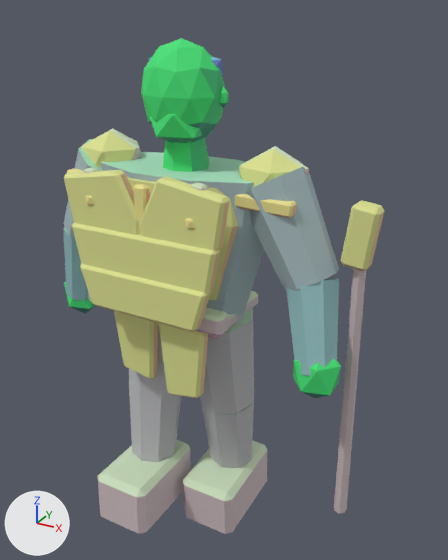
What one commit did to the glTF model assets/exports/npc/npc_guard_up_r_v01.glb.
The view is the same before and after, from a 50 mm camera at (1.22, -1.93, 2.12) aimed at (0.13, 0.05, 1.13). Arrows for +X, +Y and +Z are at lower left; the lights stay in place. The older version comes first. Vertices at exactly the same position are counted once.

Names of what the first picture shows: 'GEO_npc_guard_up_r_v01'.
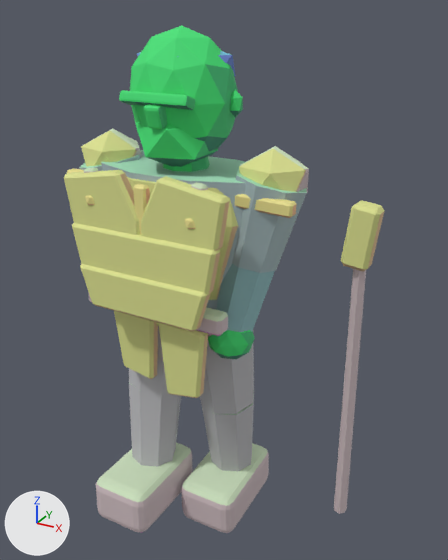
Changed parts and their boxes (x1, y1, x2, y2) in the pictures (448 x 560 px; the box of a moved part takes in the faces that stretch with it):
'GEO_npc_guard_up_r_v01', reshaped: before (63, 38, 385, 534); after (64, 26, 385, 533)
part 1 of me_geo_npc_guard_up_r_v01, moved or reshaped (not visible afterwards): before (63, 227, 89, 301)
part 2 of me_geo_npc_guard_up_r_v01, moved or reshaped: before (286, 279, 339, 376); after (216, 263, 275, 332)
part 3 of me_geo_npc_guard_up_r_v01, added (green): after (208, 330, 255, 360)
part 4 of me_geo_npc_guard_up_r_v01, added (green): after (130, 26, 238, 161)
part 5 of me_geo_npc_guard_up_r_v01, added (green): after (135, 122, 218, 167)
part 6 of me_geo_npc_guard_up_r_v01, added: after (230, 89, 243, 118)
part 7 of me_geo_npc_guard_up_r_v01, added: after (137, 51, 236, 76)
part 8 of me_geo_npc_guard_up_r_v01, rebuilt: before (98, 440, 191, 534); after (96, 442, 192, 533)
part 9 of me_geo_npc_guard_up_r_v01, rebuilt: before (183, 441, 267, 534); after (181, 443, 269, 533)
part 10 of me_geo_npc_guard_up_r_v01, rebuilt (19% narrower, 17% shorter): before (246, 166, 339, 291); after (232, 169, 307, 273)
part 11 of me_geo_npc_guard_up_r_v01, rebuilt: before (64, 139, 102, 239); after (79, 150, 144, 171)
part 12 of me_geo_npc_guard_up_r_v01, added (green): after (119, 90, 195, 110)
part 13 of me_geo_npc_guard_up_r_v01, added (green): after (144, 104, 167, 129)
part 14 of me_geo_npc_guard_up_r_v01, deleted (green): before (293, 359, 341, 398)
part 15 of me_geo_npc_guard_up_r_v01, deleted: before (148, 56, 224, 75)
part 16 of me_geo_npc_guard_up_r_v01, deleted: before (219, 87, 229, 108)
part 17 of me_geo_npc_guard_up_r_v01, deleted: before (64, 282, 95, 314)
part 18 of me_geo_npc_guard_up_r_v01, built on: before (141, 38, 225, 172); after (163, 156, 210, 172)

Edits to the bpy script that builds the scene:
```text
Change me_geo_npc_guard_up_r_v01:
    used by ob_geo_npc_guard_up_r_v01; location = (0.0, 0.0, 0.0)
    remove me_geo_npc_guard_up_r_v01.from_pydata(...)  # 904 vertices, 1632 faces; spans x -0.68..0.74, y -0.38..0.26, z -0.01..2.02
    add me_geo_npc_guard_up_r_v01.from_pydata(...)  # 1232 vertices, 2276 faces; spans x -0.48..0.74, y -0.4..0.28, z 0.0..2.06
    me_geo_npc_guard_up_r_v01 part 1: the loose piece of 16 vertices spanning x -0.67..-0.43, y -0.08..0.12, z 0.9..1.26 is multiplied about its middle by the matrix ((0.883, -0.002, -0.319), (-0.004, 0.939, -0.019), (0.319, 0.019, 0.883)), then moved by (0.29, 0.01, 0.04)
    me_geo_npc_guard_up_r_v01 part 2: the loose piece of 16 vertices spanning x 0.43..0.67, y -0.19..0.07, z 0.91..1.28 is turned 21.2 degrees about the y axis through its middle and scaled by 0.933, then moved by (-0.29, 0.0, 0.04)
    me_geo_npc_guard_up_r_v01 part 3: a new loose piece, an icosphere of 80 faces spanning x 0.16..0.34, y -0.2..-0.04, z 0.9..1.08, in mat_mat_npc_indexed
    me_geo_npc_guard_up_r_v01 part 4: a new loose piece, an icosphere of 80 faces spanning x -0.2..0.2, y -0.18..0.16, z 1.59..2.06, in mat_mat_npc_indexed
    me_geo_npc_guard_up_r_v01 part 5: a new loose piece, an icosphere of 20 faces spanning x -0.15..0.15, y -0.19..0.08, z 1.58..1.81, in mat_mat_npc_indexed
    me_geo_npc_guard_up_r_v01 part 6: a new loose piece, an icosphere of 20 faces spanning x 0.179..0.231, y -0.024..0.016, z 1.771..1.865, in mat_mat_npc_indexed
    me_geo_npc_guard_up_r_v01 part 7: a new loose piece, an icosphere of 20 faces spanning x -0.18..0.18, y -0.13..0.16, z 1.85..2.02, in mat_mat_npc_indexed
    me_geo_npc_guard_up_r_v01 part 8: the loose piece of 24 vertices spanning x -0.26..-0.01, y -0.38..0.02, z 0.06..0.32 is rebuilt with 96 vertices and now spans x -0.27..-0.01, y -0.4..0.03, z 0.08..0.29
    me_geo_npc_guard_up_r_v01 part 9: the loose piece of 24 vertices spanning x 0.01..0.26, y -0.14..0.26, z -0.01..0.24 is rebuilt with 96 vertices and now spans x 0.01..0.27, y -0.15..0.28, z 0.0..0.22
    me_geo_npc_guard_up_r_v01 part 10: the loose piece of 16 vertices spanning x 0.23..0.61, y -0.13..0.13, z 1.19..1.63 is rebuilt with 16 vertices and now spans x 0.19..0.48, y -0.13..0.13, z 1.25..1.6
    me_geo_npc_guard_up_r_v01 part 11: the loose piece of 16 vertices spanning x -0.61..-0.23, y -0.13..0.13, z 1.19..1.63 is rebuilt with 16 vertices and now spans x -0.48..-0.19, y -0.13..0.13, z 1.25..1.6
    me_geo_npc_guard_up_r_v01 part 12: a new loose piece of 56 vertices spanning x -0.13..0.13, y -0.21..-0.14, z 1.81..1.86, in mat_mat_npc_indexed
    me_geo_npc_guard_up_r_v01 part 13: a new loose piece of 56 vertices spanning x -0.03..0.03, y -0.21..-0.15, z 1.74..1.83, in mat_mat_npc_indexed
    me_geo_npc_guard_up_r_v01 part 14: the loose piece of 12 vertices spanning x 0.51..0.68, y -0.19..-0.05, z 0.83..1.05 is deleted
    me_geo_npc_guard_up_r_v01 part 15: the loose piece of 12 vertices spanning x -0.14..0.14, y -0.09..0.13, z 1.87..1.99 is deleted
    me_geo_npc_guard_up_r_v01 part 16: the loose piece of 12 vertices spanning x 0.14..0.18, y -0.02..0.01, z 1.8..1.87 is deleted
    me_geo_npc_guard_up_r_v01 part 17: the loose piece of 12 vertices spanning x -0.68..-0.51, y -0.04..0.1, z 0.81..1.03 is deleted
    me_geo_npc_guard_up_r_v01 part 18: 8 vertices moved from x -0.07..0.07, y -0.07..0.07, z 1.7 to x -0.07..0.07, y -0.07..0.07, z 1.66; 54 vertices removed from x -0.15..0.15, y -0.14..0.12, z 1.66..2.02
    other edits to the shape of me_geo_npc_guard_up_r_v01 do not show in these pictures
```
